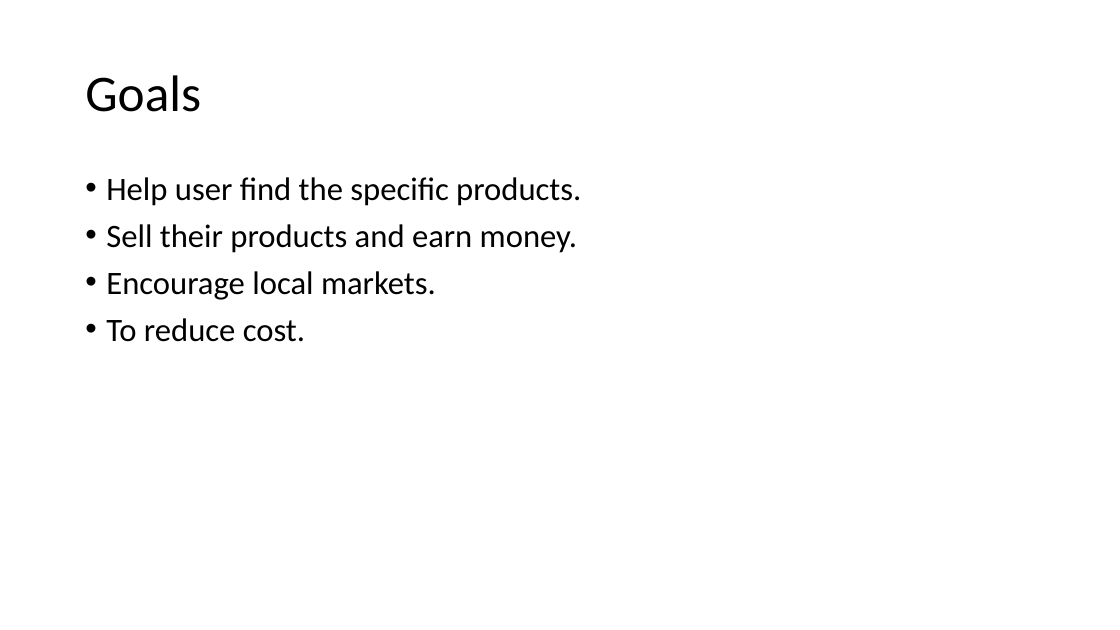
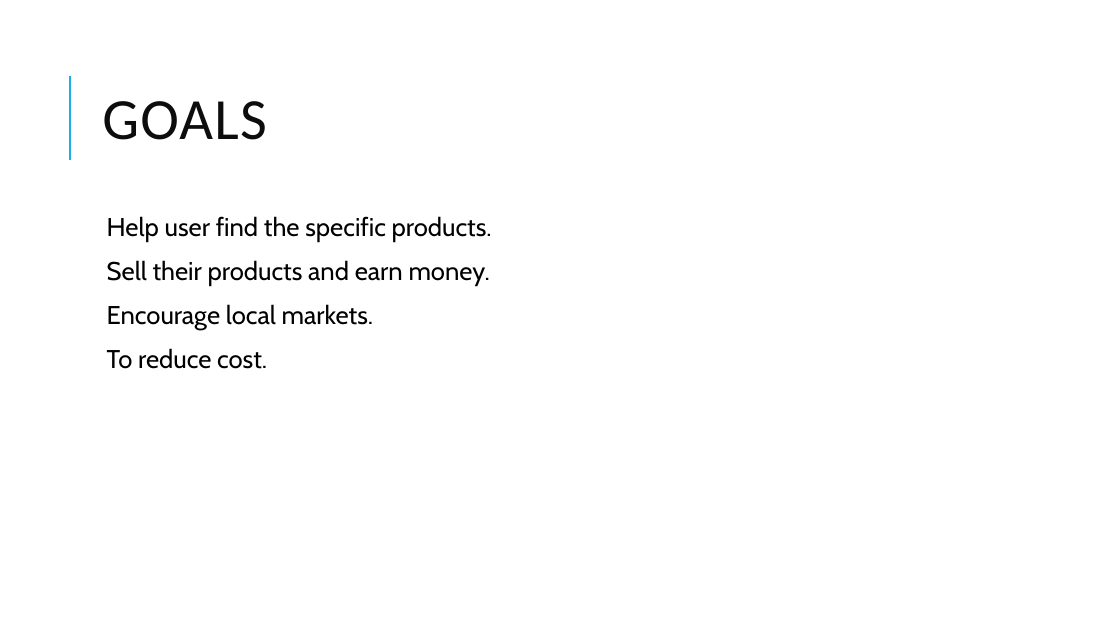
Before and after one commit to admondtamang/e-commerce-cp, a slide deck: slide 3 of E-commerce site.pptx. Drawn at 1120x630 pixels with LibreOffice and Linux fonts; fonts in the diff are those of the drawing. Boxes give left, top, right and bottom in pixels: in the first picture for what was removed or moved away, otherwise in the second. Text is boxed around its words. In the diff, an @@ line names an element or a change of style, - is before the commit and + after.

```diff
--- a/E-commerce site.pptx
+++ b/E-commerce site.pptx
@@ line added from (70, 160) to (70, 76), #1CADE4 1.5 pt @@
@@ title at [102,101,266,140]: text changed; size 44 to 50 pt; text colour #000000 to #0D0D0D @@
-Goals
+GOALS
@@ text "Help user find the specific ...": place and size @@
-text "Help user find the specific ..." at [106,177,581,342]
+text "Help user find the specific ..." at [107,216,492,369]
@@ text "Help user find the specific ..." at [107,216,492,369]: size 28 to 22 pt, font Calibri to Cabin; bullet • to  ; more space between paragraphs @@
```
Also in this commit, not shown: 6 other slides changed, 8 slides added, 43 other files.
